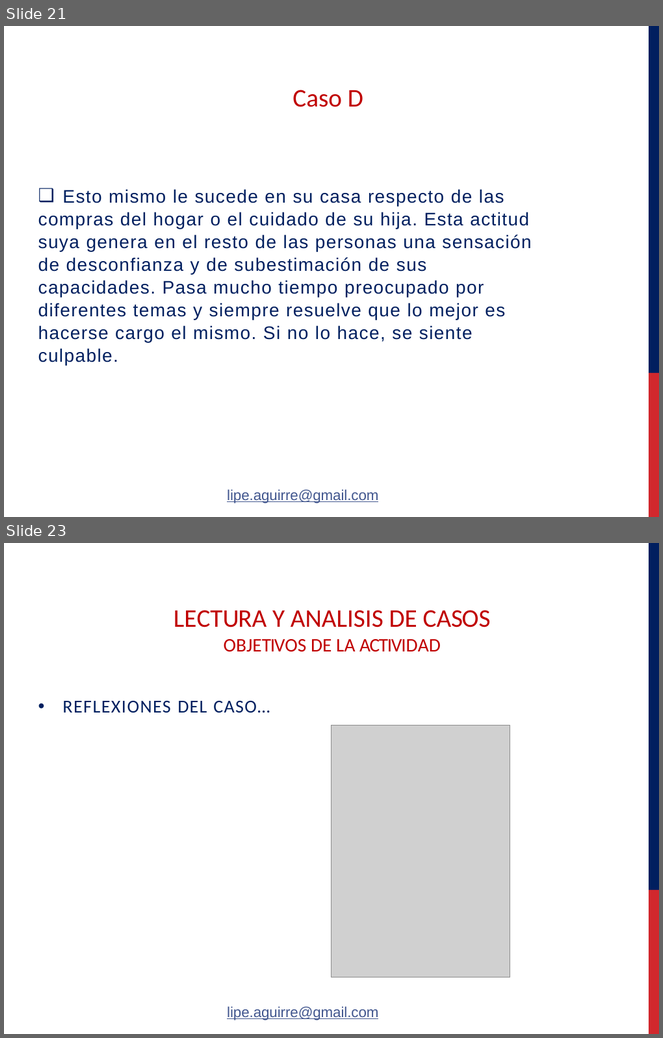
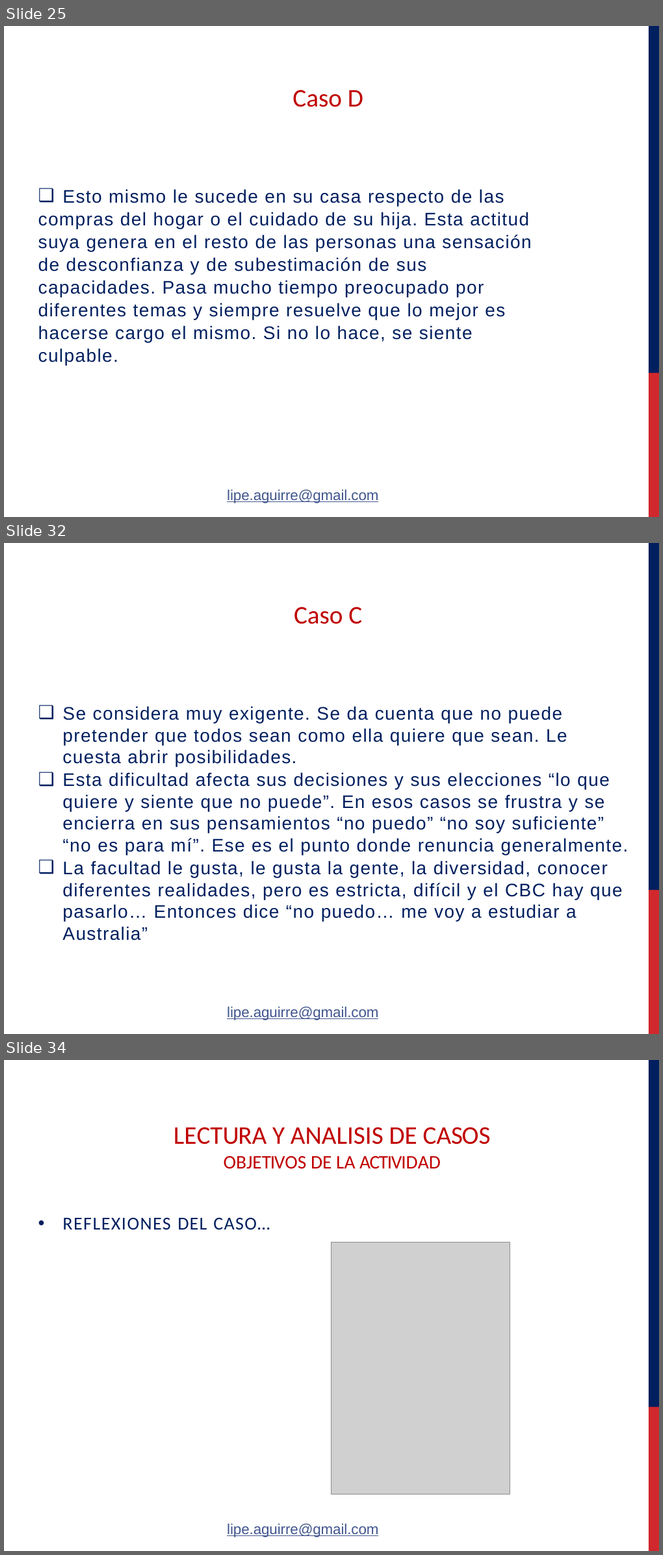
Before and after one commit to felipeaguirre66/FavaloroPerso, a slide deck: Clase 1/Powers/Aguirre - Psicologia de la Personalidad clase Practico 1° 16PF - Lectura de casos - Lic Sanchez Sanda.pptx. Shown one above the other, each under a label of ours: slides 21 and 23 before the commit, slides 25, 32 and 34 after it; the slides between them are not shown. The pictures are 663x1038 and 663x1555 pixels, drawn with LibreOffice and Linux fonts; fonts in the diff are those of the drawing; grey boxes stand for pictures; background and template pictures are left out. Boxes give left, top, right and bottom in pixels: in the first picture for what was removed or moved away, otherwise in the second. Text is boxed around its words. In the diff, an @@ line names an element or a change of style, - is before the commit and + after.

```diff
--- a/Clase 1/Powers/Aguirre - Psicologia de la Personalidad clase Practico 1° 16PF - Lectura de casos - Lic Sanchez Sanda.pptx
+++ b/Clase 1/Powers/Aguirre - Psicologia de la Personalidad clase Practico 1° 16PF - Lectura de casos - Lic Sanchez Sanda.pptx
@@ slide 32 added at box(4, 543, 659, 1034), background #FFFFFF; not listed: 2 template elements that a slide beside it also shows @@
@@ title added at box(294, 607, 362, 624), 28 pt, text #C00000 @@
+Caso C
@@ text added at box(62, 706, 629, 941), 20 pt, text #001F5F @@
+❑ Se considera muy exigente. Se da cuenta que no puede pretender que todos sean como ella quiere que sean. Le cuesta abrir posibilidades.
+❑ Esta dificultad afecta sus decisiones y sus elecciones “lo que quiere y siente que no puede”. En esos casos se frustra y se encierra en sus pensamientos “no puedo” “no soy suficiente” “no es para mí”. Ese es el punto donde renuncia generalmente.
+❑ La facultad le gusta, le gusta la gente, la diversidad, conocer diferentes realidades, pero es estricta, difícil y el CBC hay que pasarlo… Entonces dice “no puedo… me voy a estudiar a Australia”
@@ text added at box(227, 1006, 378, 1021), 16 pt, text #41568E, underline @@
+lipe.aguirre@gmail.com
@@ what was slide 21 is now slide 25 @@
@@ what was slide 23 is now slide 34 @@
```
Also in this commit, not shown: 10 other slides added, 1 slide removed, 1 other file.
